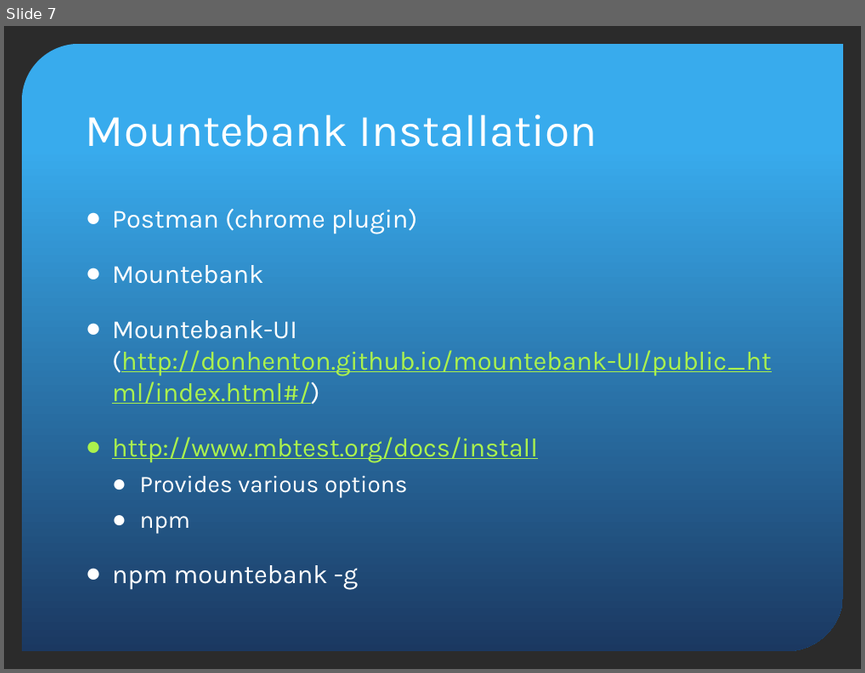
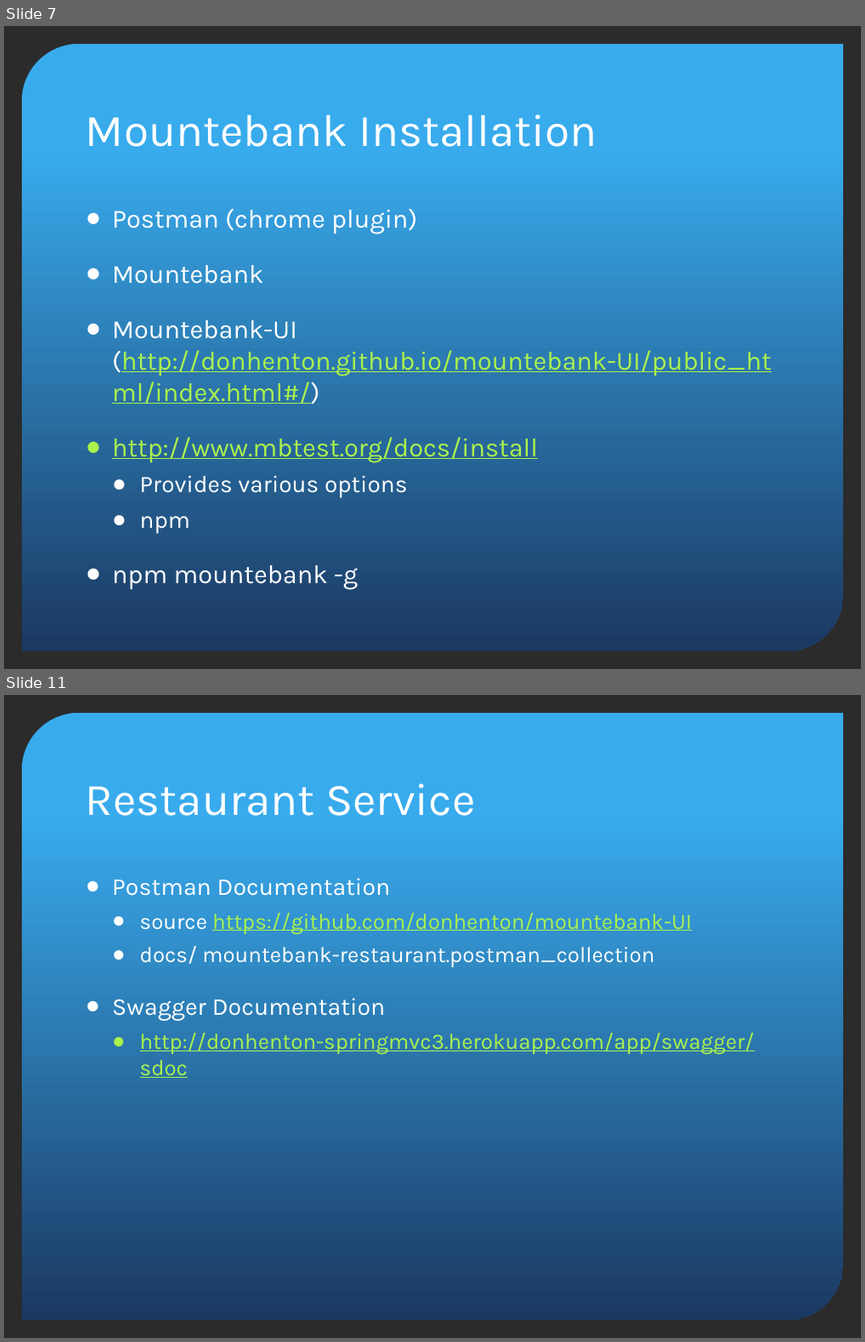
Before and after one commit to donhenton/mountebank-UI, a slide deck: docs/madjs/MADJS-Mountebank.pptx. Shown one above the other, each under a label of ours: slide 7 before the commit, slides 7 and 11 after it; the slides between them are not shown. The pictures are 865x673 and 865x1342 pixels, drawn with LibreOffice and Linux fonts; fonts in the diff are those of the drawing; background and template pictures are left out; a plain dark background stands for a picture behind light text. Boxes give left, top, right and bottom in pixels: in the first picture for what was removed or moved away, otherwise in the second. Text is boxed around its words. In the diff, an @@ line names an element or a change of style, - is before the commit and + after.

```diff
--- a/docs/madjs/MADJS-Mountebank.pptx
+++ b/docs/madjs/MADJS-Mountebank.pptx
@@ slide 11 added at (4,695,861,1338), background picture (left out); not listed: 1 template element that a slide beside it also shows @@
@@ title added at (86,783,476,816), 38 pt, text #FFFFFF @@
+Restaurant Service
@@ text added at (112,878,755,1077), 18.5 pt, text #ABF24D, underline @@
+● Postman Documentation
+  ● source https://github.com/donhenton/mountebank-UI
+  ● docs/ mountebank-restaurant.postman_collection
+● Swagger Documentation
+  ● http://donhenton-springmvc3.herokuapp.com/app/swagger/sdoc
```
Also in this commit, not shown: 3 slides changed, 1 other slide added.
